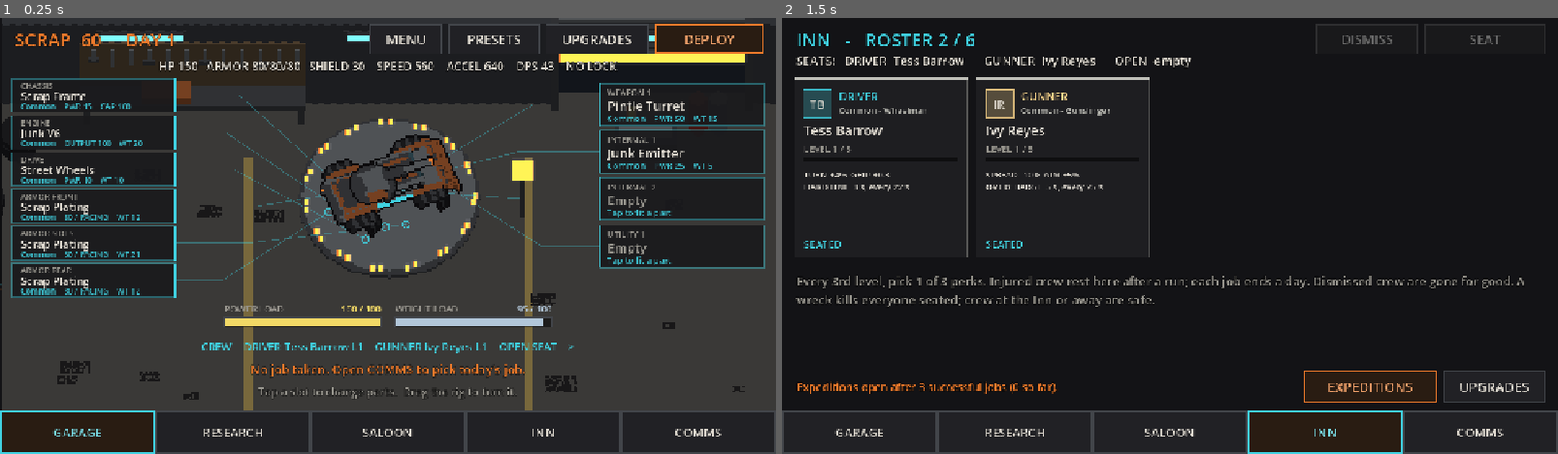
Above: before the commit, frames 1-2 (left to right).
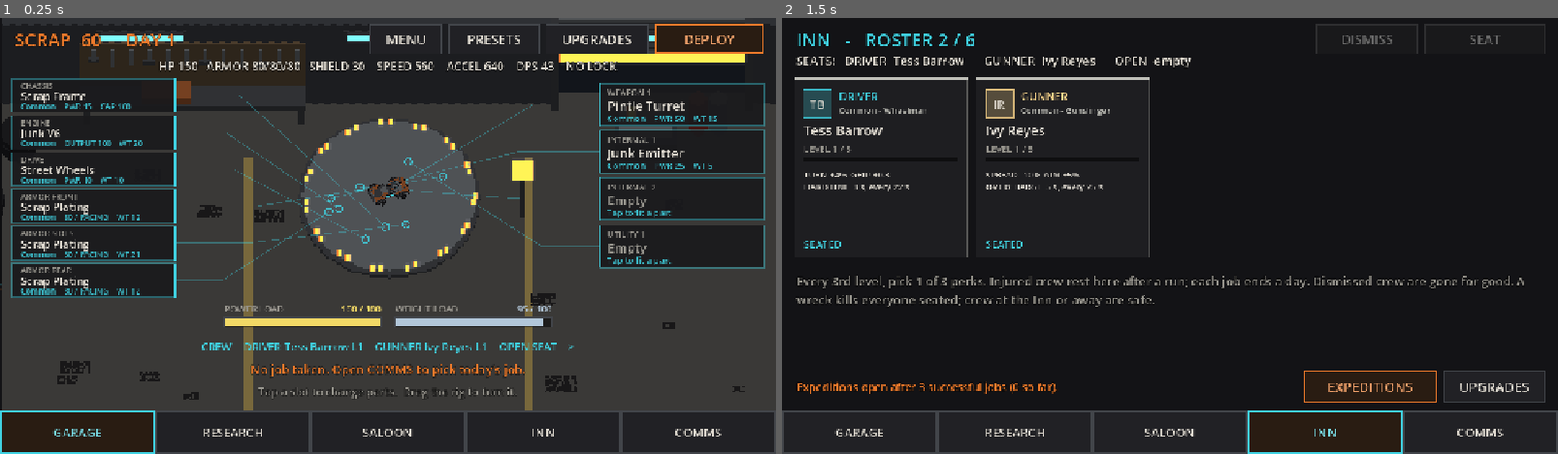
Above: after the commit, the same moments.

Repository: Asmogius/helriders-game
Game: Godot game, scene res://scenes/garage.tscn
Same seed, same stepped clock (60 frames per second), same inputs: the game is played once before the commit and once after it.
Inputs:
- Up to frame 1 (0.25 s): no input
- Up to frame 2 (1.5 s): click "CREW DRIVER Tess Barrow L1 GU…" at 0.5 s; click "UPGRADES" at 1.25 s

The runs differ from the first frame. In frame 1, 2.0% of the frame differs, in the area x 41-60%, y 26-51%; in frame 2, nothing differs.

Commit message:
Move the garage preview-scale fix to its own PR (#49): restore vehicle.gd to main; add garage_room_test to the AGENTS.md test list

Diff:
--- a/scripts/vehicle.gd
+++ b/scripts/vehicle.gd
@@ -426,12 +426,8 @@
 ## frame for its own aim, placed on the hull's projected mount point.
 ## Gameplay (bodies, turret pivots, muzzles) is untouched.
 func _update_art() -> void:
-	# Top-level art doesn't inherit the rig's scale: copy it (the garage preview
-	# shows the rig at RIG_SCALE 3.4), and scale every point offset by it.
-	var sc := absf(global_scale.x)
 	if _hull_art != null:
 		_hull_art.visible = visible
-		_hull_art.scale = Vector2(sc, sc)
 		_hull_art.global_position = global_position
 		_hull_art.heading = global_rotation
 		_hull_art.modulate = Color.WHITE if is_wrecked else Color.WHITE.lerp(Color(1.6, 1.4, 1.2), _flash * 0.6)
@@ -453,23 +449,21 @@
 			continue
 		var a: Sprite2D = t.art
 		a.heading = t.global_rotation
-		a.scale = Vector2(sc, sc)
 		var base: Vector2 = t.global_position
 		if _hull_art != null:
-			base = global_position + _hull_art.point_offset(art_mount_name(i, total)) * sc
-		a.global_position = base - a.point_offset("pivot") * sc
+			base = global_position + _hull_art.point_offset(art_mount_name(i, total))
+		a.global_position = base - a.point_offset("pivot")
 		if t.glow != null:
 			t.glow.visible = t.hot and t.visible
-			t.glow.global_position = a.global_position + a.point_offset("muzzle") * sc
+			t.glow.global_position = a.global_position + a.point_offset("muzzle")
 	for k in _fixed_art.size():
 		var fa := _fixed_art[k]
 		fa.visible = visible and not is_wrecked
 		fa.heading = global_rotation
-		fa.scale = Vector2(sc, sc)
-		var at := global_position + Vector2(body_len * 0.35, 0.0).rotated(global_rotation) * sc
+		var at := global_position + Vector2(body_len * 0.35, 0.0).rotated(global_rotation)
 		if _hull_art != null and _hull_art.meta.has("points") and _hull_art.meta.points.has("nose_mount"):
-			at = global_position + _hull_art.point_offset("nose_mount") * sc
-		fa.global_position = at - fa.point_offset("pivot") * sc
+			at = global_position + _hull_art.point_offset("nose_mount")
+		fa.global_position = at - fa.point_offset("pivot")
 
 
 ## Which hull point turret `index` of `total` sits on.
Not shown, changed: AGENTS.md
